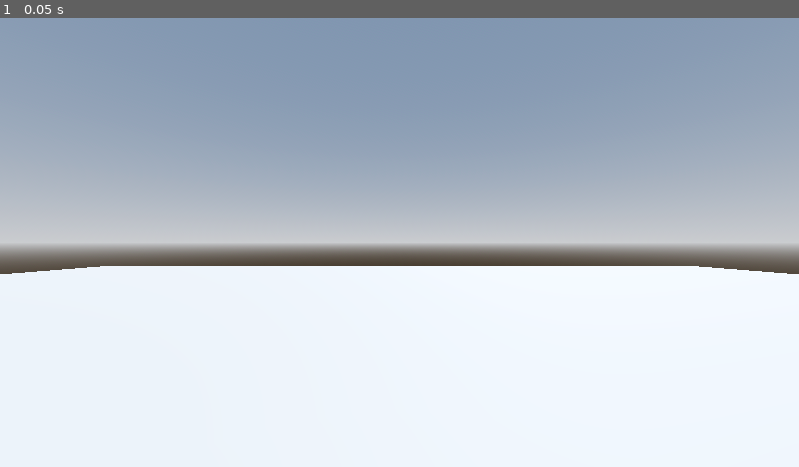
Above: before the commit, frame 1.
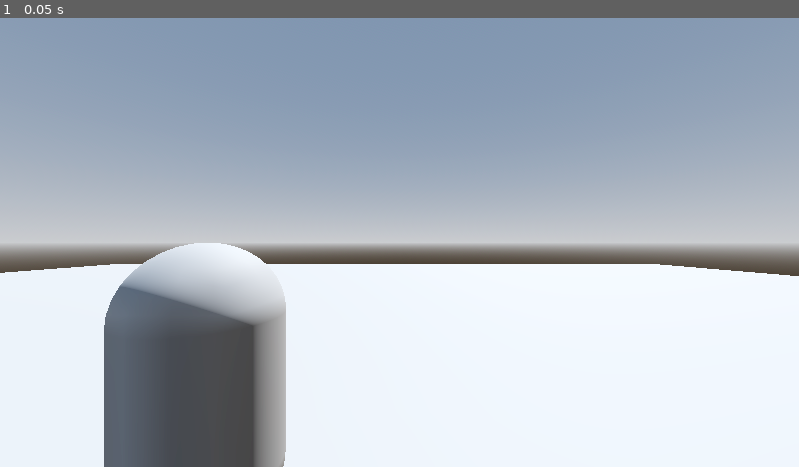
Above: after the commit, the same moment.

Repository: Bartiam/3D_Rpg_Learning_Godot
Game: Godot game, scene res://Maps/level.tscn
Same seed, same stepped clock (60 frames per second), same inputs: the game is played once before the commit and once after it.
Inputs:
- Up to frame 1 (0.05 s): no input

The runs differ from the first frame. In frame 1, 11% of the frame differs, in the area x 0-100%, y 50-100%.

Commit message:
Updated.

Diff:
--- /dev/null
+++ b/Characters/Players/Player_Base.tscn
@@ -0,0 +1,19 @@
+[gd_scene load_steps=4 format=3 uid="uid://d00poh1qkqwf5"]
+
+[ext_resource type="Script" uid="uid://depgvboxwxm8j" path="res://Characters/Players/player_Base.gd" id="1_8csi7"]
+
+[sub_resource type="CapsuleShape3D" id="CapsuleShape3D_1hec8"]
+
+[sub_resource type="CapsuleMesh" id="CapsuleMesh_1hec8"]
+
+[node name="Player" type="CharacterBody3D"]
+script = ExtResource("1_8csi7")
+
+[node name="CollisionShape3D" type="CollisionShape3D" parent="."]
+shape = SubResource("CapsuleShape3D_1hec8")
+
+[node name="MeshInstance3D" type="MeshInstance3D" parent="."]
+mesh = SubResource("CapsuleMesh_1hec8")
+
+[node name="Camera3D" type="Camera3D" parent="."]
+transform = Transform3D(1, 0, 0, 0, 1, 0, 0, 0, 1, 1.311, 1, 2)
--- /dev/null
+++ b/Characters/Players/player_Base.gd
@@ -0,0 +1,3 @@
+extends CharacterBody3D
+
+@export var MovementSpeed = 200
--- a/Maps/level.tscn
+++ b/Maps/level.tscn
@@ -1,4 +1,6 @@
-[gd_scene load_steps=4 format=3 uid="uid://dmgk321hfeoi8"]
+[gd_scene load_steps=5 format=3 uid="uid://dmgk321hfeoi8"]
+
+[ext_resource type="PackedScene" uid="uid://d00poh1qkqwf5" path="res://Characters/Players/Player_Base.tscn" id="1_rdtea"]
 
 [sub_resource type="ProceduralSkyMaterial" id="ProceduralSkyMaterial_8u4o7"]
 sky_horizon_color = Color(0.662243, 0.671743, 0.686743, 1)
@@ -22,9 +24,9 @@
 transform = Transform3D(-0.866025, -0.433013, 0.25, 0, 0.5, 0.866025, -0.5, 0.75, -0.433013, 0, 0, 0)
 shadow_enabled = true
 
-[node name="Camera3D" type="Camera3D" parent="."]
-transform = Transform3D(1, 0, 0, 0, 1, 0, 0, 0, 1, 0, 2, 0)
-
 [node name="CSGBox3D" type="CSGBox3D" parent="."]
 transform = Transform3D(1, 0, 0, 0, 1, 0, 0, 0, 1, 0, -0.5, 0)
 size = Vector3(50, 1, 50)
+
+[node name="Player" parent="." instance=ExtResource("1_rdtea")]
+transform = Transform3D(1, 0, 0, 0, 1, 0, 0, 0, 1, 0, 1, 0)
--- a/project.godot
+++ b/project.godot
@@ -18,6 +18,7 @@
 [file_customization]
 
 folder_colors={
+"res://Characters/": "red",
 "res://Core/": "purple",
 "res://Maps/": "orange"
 }
Not shown, added: Characters/Players/player_Base.gd.uid
